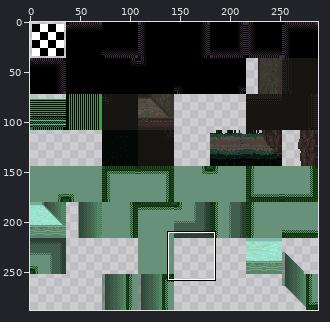
Two states of a sprite sheet, CasaDesDiamantes/tilesets/voidBackground/output_tileset.png. Above: a wide view before the commit, with the close-up outlined.
Close-up. The starting point:
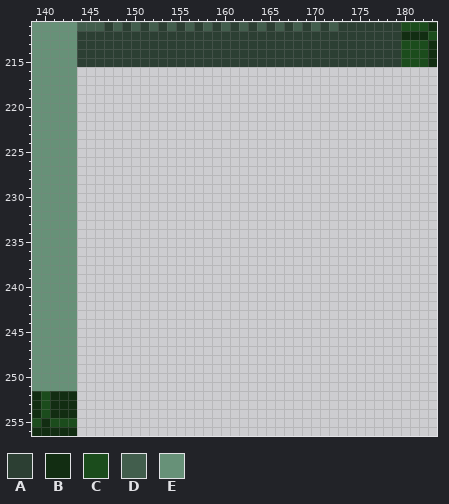
The file is 288x288 pixels. Colours within 5 levels of each other are drawn and written as one. Shown: x 139..183, y 211..256. The commit also changed other parts of the picture, which this record leaves out.
Palette (. is transparent): A #2c3f33  B #122d12  C #1b4c1c  D #425e4d  E #679178
Pixels before, first column x 139:
211 EEEEEDDDADADADADADADADADADADADADADAAAAAAACCCB
212 EEEEEAAAAAAAAAAAAAAAAAAAAAAAAAAAAAAAAAAAABBBC
213 EEEEEAAAAAAAAAAAAAAAAAAAAAAAAAAAAAAAAAAAACCCB
214 EEEEEAAAAAAAAAAAAAAAAAAAAAAAAAAAAAAAAAAAACCCB
215 EEEEEAAAAAAAAAAAAAAAAAAAAAAAAAAAAAAAAAAAACCCB
216 EEEEE........................................
217 EEEEE........................................
218 EEEEE........................................
219 EEEEE........................................
220 EEEEE........................................
221 EEEEE........................................
222 EEEEE........................................
223 EEEEE........................................
224 EEEEE........................................
225 EEEEE........................................
226 EEEEE........................................
227 EEEEE........................................
228 EEEEE........................................
229 EEEEE........................................
230 EEEEE........................................
231 EEEEE........................................
232 EEEEE........................................
233 EEEEE........................................
234 EEEEE........................................
235 EEEEE........................................
236 EEEEE........................................
237 EEEEE........................................
238 EEEEE........................................
239 EEEEE........................................
240 EEEEE........................................
241 EEEEE........................................
242 EEEEE........................................
243 EEEEE........................................
244 EEEEE........................................
245 EEEEE........................................
246 EEEEE........................................
247 EEEEE........................................
248 EEEEE........................................
249 EEEEE........................................
250 EEEEE........................................
251 EEEEE........................................
252 BCBBB........................................
253 BCBBB........................................
254 BCBBB........................................
255 CBCCC........................................
256 BBBBB........................................
Now the later version:
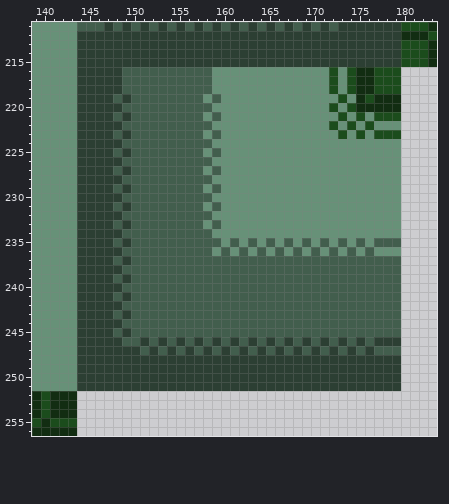
The exact change:
Changed rows in their new state; - is an unchanged pixel.
first column x 144:
216 AAAAADDDDDDDDDDEEEEEEEEEEEEECECBBCCC
217 AAAAADDDDDDDDDDEEEEEEEEEEEEECECBBCCC
218 AAAAADDDDDDDDDDEEEEEEEEEEEEECECBBCCC
219 AAAADADDDDDDDDEDEEEEEEEEEEEEECEBCBBB
220 AAAAADDDDDDDDDDEEEEEEEEEEEEECECBBBBB
221 AAAADADDDDDDDDEDEEEEEEEEEEEEECECECCC
222 AAAAADDDDDDDDDDEEEEEEEEEEEEECECECEEE
223 AAAADADDDDDDDDEDEEEEEEEEEEEEECECECCC
224 AAAAADDDDDDDDDDEEEEEEEEEEEEEEEEEEEEE
225 AAAADADDDDDDDDEDEEEEEEEEEEEEEEEEEEEE
226 AAAAADDDDDDDDDDEEEEEEEEEEEEEEEEEEEEE
227 AAAADADDDDDDDDEDEEEEEEEEEEEEEEEEEEEE
228 AAAAADDDDDDDDDDEEEEEEEEEEEEEEEEEEEEE
229 AAAADADDDDDDDDEDEEEEEEEEEEEEEEEEEEEE
230 AAAAADDDDDDDDDDEEEEEEEEEEEEEEEEEEEEE
231 AAAADADDDDDDDDEDEEEEEEEEEEEEEEEEEEEE
232 AAAAADDDDDDDDDDEEEEEEEEEEEEEEEEEEEEE
233 AAAADADDDDDDDDEDEEEEEEEEEEEEEEEEEEEE
234 AAAAADDDDDDDDDDEEEEEEEEEEEEEEEEEEEEE
235 AAAADADDDDDDDDDDEDEDEDEDEDEDEDEDEDDD
236 AAAAADDDDDDDDDDEDEDEDEDEDEDEDEDEDEEE
237 AAAADADDDDDDDDDDDDDDDDDDDDDDDDDDDDDD
238 AAAAADDDDDDDDDDDDDDDDDDDDDDDDDDDDDDD
239 AAAADADDDDDDDDDDDDDDDDDDDDDDDDDDDDDD
240 AAAAADDDDDDDDDDDDDDDDDDDDDDDDDDDDDDD
241 AAAADADDDDDDDDDDDDDDDDDDDDDDDDDDDDDD
242 AAAAADDDDDDDDDDDDDDDDDDDDDDDDDDDDDDD
243 AAAADADDDDDDDDDDDDDDDDDDDDDDDDDDDDDD
244 AAAAADDDDDDDDDDDDDDDDDDDDDDDDDDDDDDD
245 AAAADADDDDDDDDDDDDDDDDDDDDDDDDDDDDDD
246 AAAAADDADADADADADADADADADADADADADAAA
247 AAAAAAADADADADADADADADADADADADADADDD
248 AAAAAAAAAAAAAAAAAAAAAAAAAAAAAAAAAAAA
249 AAAAAAAAAAAAAAAAAAAAAAAAAAAAAAAAAAAA
250 AAAAAAAAAAAAAAAAAAAAAAAAAAAAAAAAAAAA
251 AAAAAAAAAAAAAAAAAAAAAAAAAAAAAAAAAAAA
Where, in picture pixels (left, top, right, bottom), the same in both close-ups:
added: (77, 67, 401, 391)
